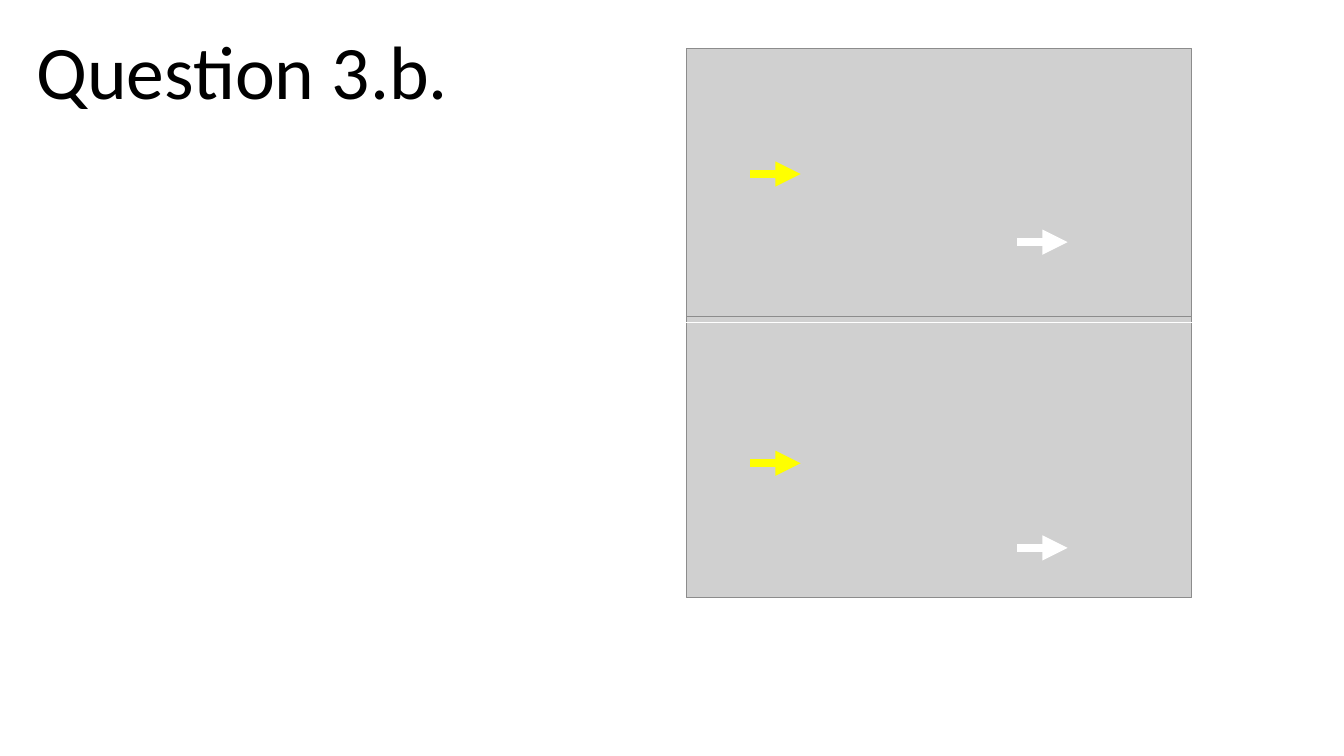
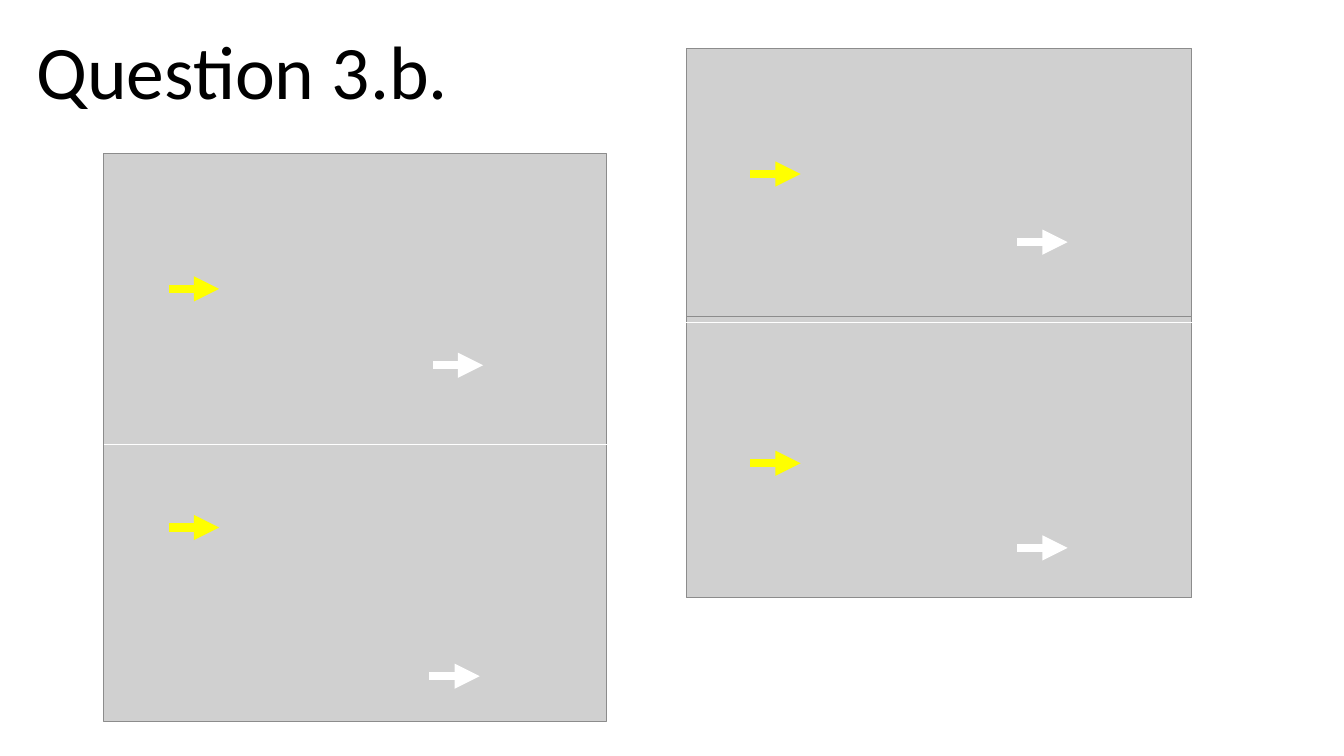
Before and after one commit to chris-s-bowden/page-test, a slide deck: slide 9 of docs/img_edits.pptm. Drawn at 1344x756 pixels with LibreOffice and Linux fonts; fonts in the diff are those of the drawing; grey boxes stand for pictures. Boxes give left, top, right and bottom in pixels: in the first picture for what was removed or moved away, otherwise in the second. Text is boxed around its words. In the diff, an @@ line names an element or a change of style, - is before the commit and + after.

```diff
--- a/docs/img_edits.pptm
+++ b/docs/img_edits.pptm
@@ group added at (104, 153, 607, 722): 4 arrows, 2 pictures, 1 line @@
```
Also in this commit, not shown: 6 other slides changed, 7 slides added, 3 slides removed, 29 other files.
